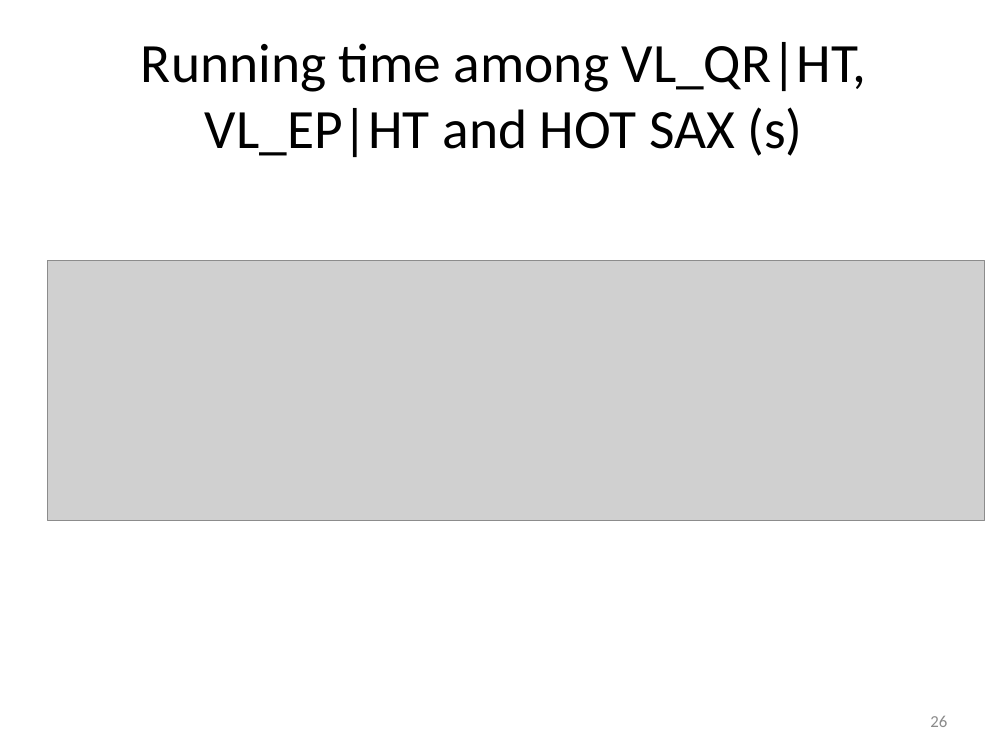
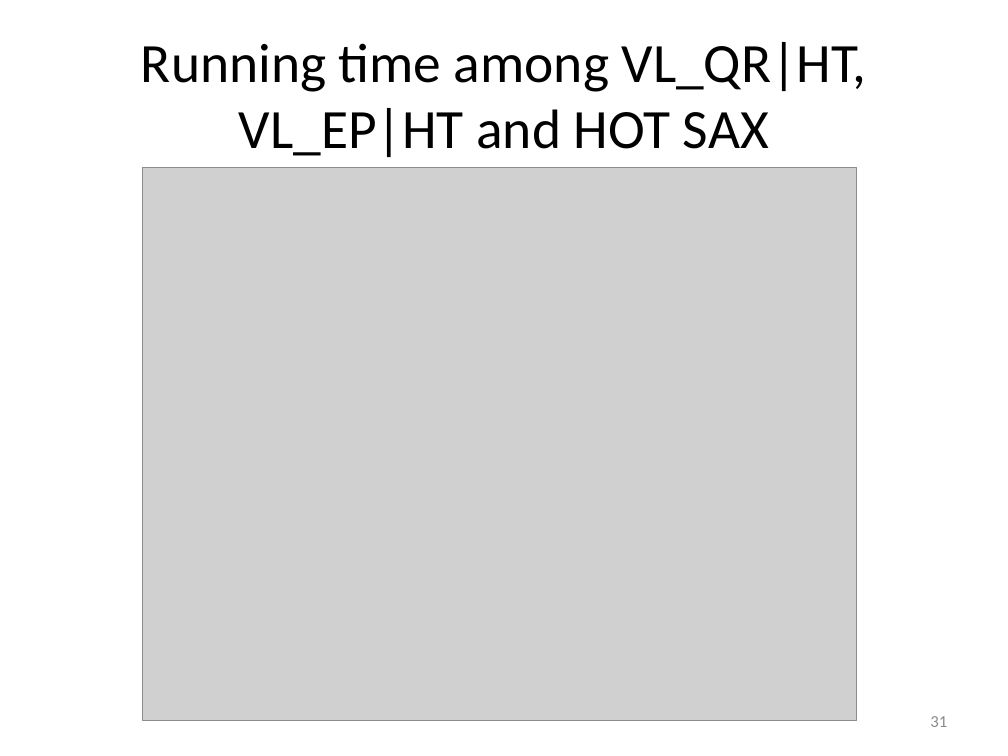
Before and after one commit to vyngo/caohoc-project-name, a slide deck: slide 31 of Report/pre.pptx (slide 26 before the commit). Drawn at 1008x756 pixels with LibreOffice and Linux fonts; fonts in the diff are those of the drawing; grey boxes stand for pictures. Boxes give left, top, right and bottom in pixels: in the first picture for what was removed or moved away, otherwise in the second. Text is boxed around its words. In the diff, an @@ line names an element or a change of style, - is before the commit and + after.

```diff
--- a/Report/pre.pptx
+++ b/Report/pre.pptx
@@ title at [141, 42, 867, 157]: text changed @@
-Running time among VL_QR|HT, VL_EP|HT and HOT SAX (s)
+Running time among VL_QR|HT, VL_EP|HT and HOT SAX
@@ picture added at [143, 168, 857, 721] @@
@@ picture removed at [47, 260, 985, 520] @@
@@ page number at [930, 716, 947, 727]: text changed @@
-26
+31
```
Also in this commit, not shown: 27 other slides changed, 9 slides added, 12 slides removed, 1 other file.
